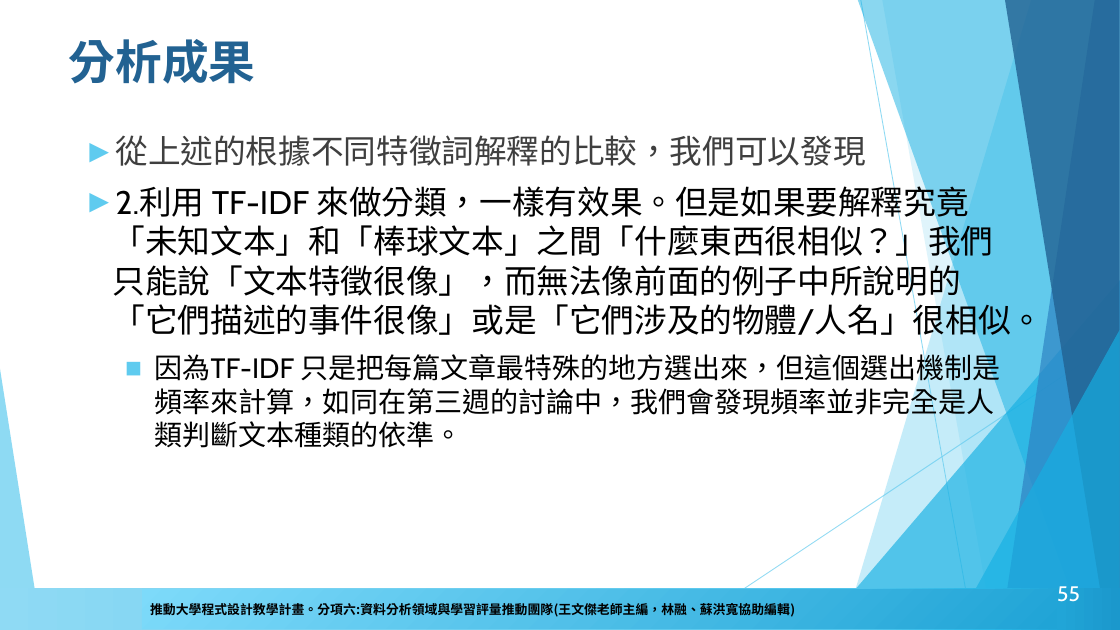
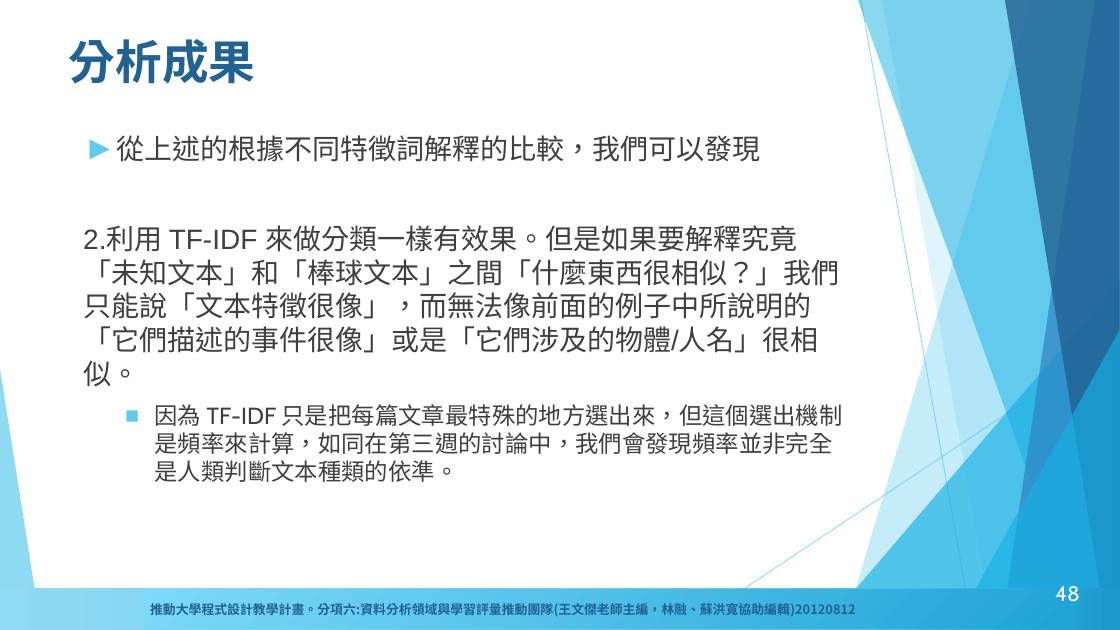
Before and after one commit to howardsukuan/textual-data-analysis-python, a slide deck: slide 48 of week04/文本分析與程式設計week4.pptx (slide 55 before the commit). Drawn at 1120x630 pixels with LibreOffice and Linux fonts; fonts in the diff are those of the drawing; background and template pictures are left out. Boxes give left, top, right and bottom in pixels: in the first picture for what was removed or moved away, otherwise in the second. Text is boxed around its words. In the diff, an @@ line names an element or a change of style, - is before the commit and + after.

```diff
--- a/week04/文本分析與程式設計week4.pptx
+++ b/week04/文本分析與程式設計week4.pptx
@@ text at (116,135,760,162): size 28 to 24 pt, font Cabin to Arial in "從上述的根據不同特徵詞解釋的比較，我們可以發現" @@
@@ text at (83,225,843,482): text changed; size 28 to 24 pt; font Cabin to Arial; text colour #000000 to #3F3F3F @@
-► 2.利用 TF-IDF 來做分類，一樣有效果。但是如果要解釋究竟「未知文本」和「棒球文本」之間「什麼東西很相似？」我們只能說「文本特徵很像」，而無法像前面的例子中所說明的「它們描述的事件很像」或是「它們涉及的物體/人名」很相似。
-  ■ 因為TF-IDF 只是把每篇文章最特殊的地方選出來，但這個選出機制是頻率來計算，如同在第三週的討論中，我們會發現頻率並非完全是人類判斷文本種類的依準。
+2.利用 TF-IDF 來做分類一樣有效果。但是如果要解釋究竟「未知文本」和「棒球文本」之間「什麼東西很相似？」我們只能說「文本特徵很像」，而無法像前面的例子中所說明的「它們描述的事件很像」或是「它們涉及的物體/人名」很相似。
+  ■ 因為 TF-IDF 只是把每篇文章最特殊的地方選出來，但這個選出機制是頻率來計算，如同在第三週的討論中，我們會發現頻率並非完全是人類判斷文本種類的依準。
@@ text added at (144,598,1032,618), 12 pt, text #226292, bold @@
+推動大學程式設計教學計畫。分項六：資料分析領域與學習評量推動團隊（卓騰語言科技王文傑創辦人主編，林融、蘇洪寬協助編輯）20120812
@@ page number at (1055,586,1079,602): text changed @@
-55
+48
@@ text in rectangle at (150,600,856,618): text changed; text colour #000000 to #226292 @@
-推動大學程式設計教學計畫。分項六:資料分析領域與學習評量推動團隊(王文傑老師主編，林融、蘇洪寬協助編輯)
+推動大學程式設計教學計畫。分項六:資料分析領域與學習評量推動團隊(王文傑老師主編，林融、蘇洪寬協助編輯)20120812
```
Also in this commit, not shown: 54 other slides changed, 8 slides removed, 3 other files.
